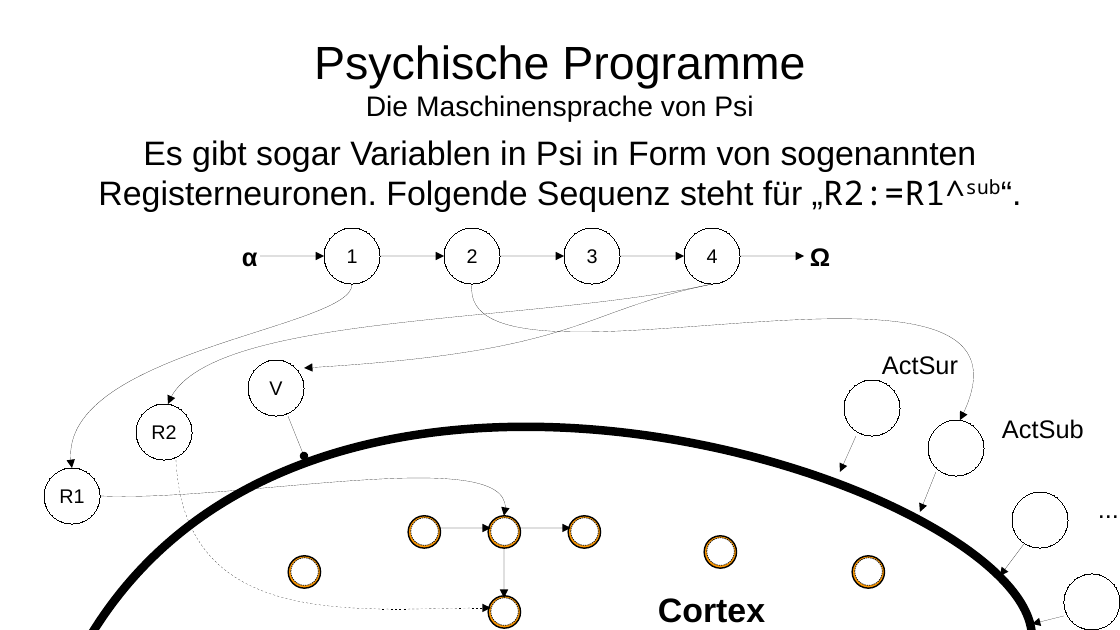
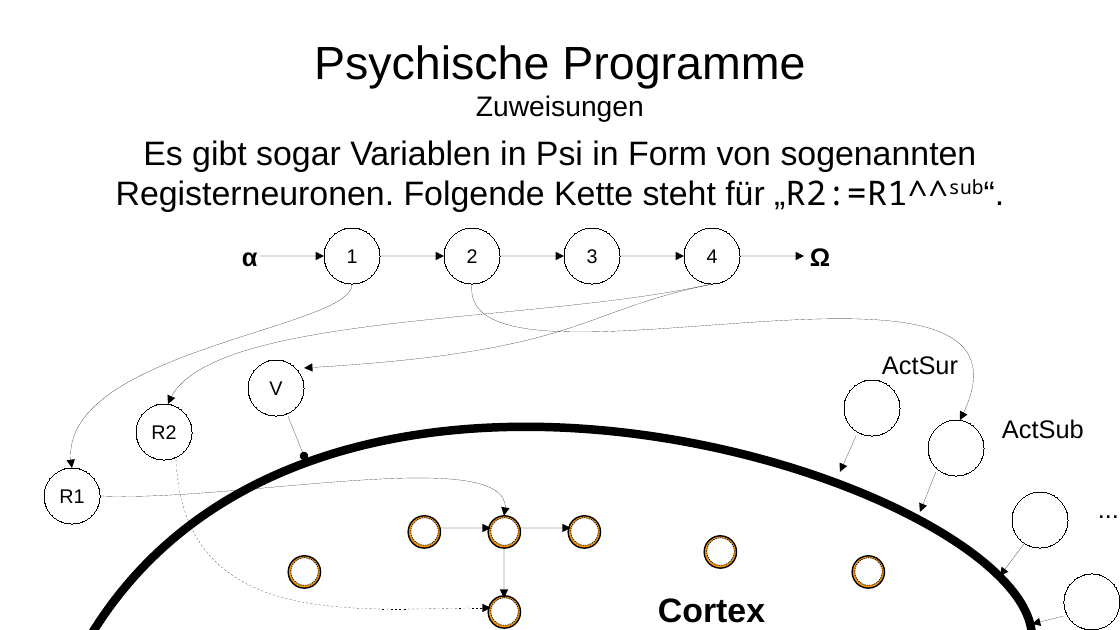
Before and after one commit to Lotes/psi-theorie, a slide deck: slide 26 of presentation.odp (slide 25 before the commit). Drawn at 1120x630 pixels with LibreOffice and Linux fonts; fonts in the diff are those of the drawing. Boxes give left, top, right and bottom in pixels: in the first picture for what was removed or moved away, otherwise in the second. Text is boxed around its words. In the diff, an @@ line names an element or a change of style, - is before the commit and + after.

```diff
--- a/presentation.odp
+++ b/presentation.odp
@@ title at (x1=314, y1=45, x2=805, y2=122): text changed; size 20 to 33 pt @@
-Psychische Programme
-Die Maschinensprache von Psi
+Psychische Programme
+Zuweisungen
@@ text at (x1=116, y1=140, x2=983, y2=212): text changed @@
-Es gibt sogar Variablen in Psi in Form von sogenannten Registerneuronen. Folgende Sequenz steht für „R2:=R1^sub“.
+Es gibt sogar Variablen in Psi in Form von sogenannten Registerneuronen. Folgende Kette steht für „R2:=R1^^sub“.
```
Also in this commit, not shown: 5 other slides changed, 6 slides added, 1 slide removed, 1 other file.
